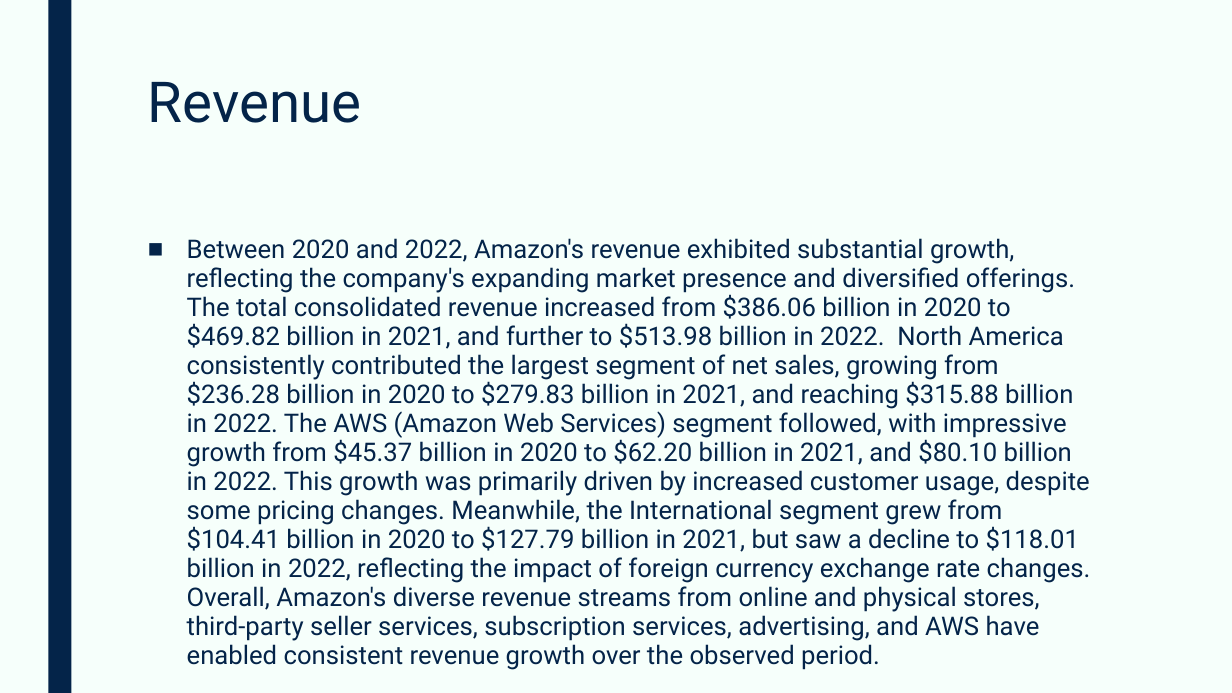
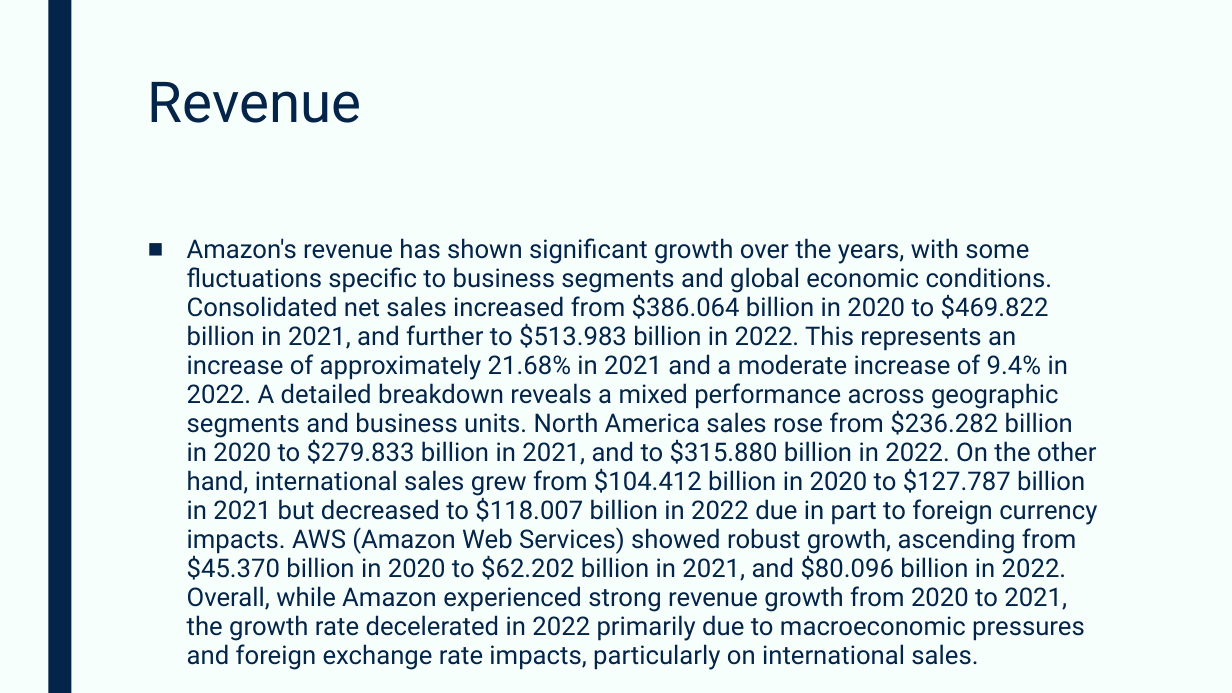
Before and after one commit to devangovind/AMUCLDISS, a slide deck: slide 3 of fastapi-backend/app/pres/output.pptx. Drawn at 1232x693 pixels with LibreOffice and Linux fonts; fonts in the diff are those of the drawing. Boxes give left, top, right and bottom in pixels: in the first picture for what was removed or moved away, otherwise in the second. Text is boxed around its words. In the diff, an @@ line names an element or a change of style, - is before the commit and + after.

```diff
--- a/fastapi-backend/app/pres/output.pptx
+++ b/fastapi-backend/app/pres/output.pptx
@@ text at (187,238,1097,670): text changed @@
-■ Between 2020 and 2022, Amazon's revenue exhibited substantial growth, reflecting the company's expanding market presence and diversified offerings. The total consolidated revenue increased from $386.06 billion in 2020 to $469.82 billion in 2021, and further to $513.98 billion in 2022. North America consistently contributed the largest segment of net sales, growing from $236.28 billion in 2020 to $279.83 billion in 2021, and reaching $315.88 billion in 2022. The AWS (Amazon Web Services) segment followed, with impressive growth from $45.37 billion in 2020 to $62.20 billion in 2021, and $80.10 billion in 2022. This growth was primarily driven by increased customer usage, despite some pricing changes. Meanwhile, the International segment grew from $104.41 billion in 2020 to $127.79 billion in 2021, but saw a decline to $118.01 billion in 2022, reflecting the impact of foreign currency exchange rate changes. Overall, Amazon's diverse revenue streams from online and physical stores, third-party seller services, subscription services, advertising, and AWS have enabled consistent revenue growth over the observed period.
+■ Amazon's revenue has shown significant growth over the years, with some fluctuations specific to business segments and global economic conditions. Consolidated net sales increased from $386.064 billion in 2020 to $469.822 billion in 2021, and further to $513.983 billion in 2022. This represents an increase of approximately 21.68% in 2021 and a moderate increase of 9.4% in 2022. A detailed breakdown reveals a mixed performance across geographic segments and business units. North America sales rose from $236.282 billion in 2020 to $279.833 billion in 2021, and to $315.880 billion in 2022. On the other hand, international sales grew from $104.412 billion in 2020 to $127.787 billion in 2021 but decreased to $118.007 billion in 2022 due in part to foreign currency impacts. AWS (Amazon Web Services) showed robust growth, ascending from $45.370 billion in 2020 to $62.202 billion in 2021, and $80.096 billion in 2022. Overall, while Amazon experienced strong revenue growth from 2020 to 2021, the growth rate decelerated in 2022 primarily due to macroeconomic pressures and foreign exchange rate impacts, particularly on international sales.
```
Also in this commit, not shown: 7 other slides changed, 1 slide added, 13 other files.
